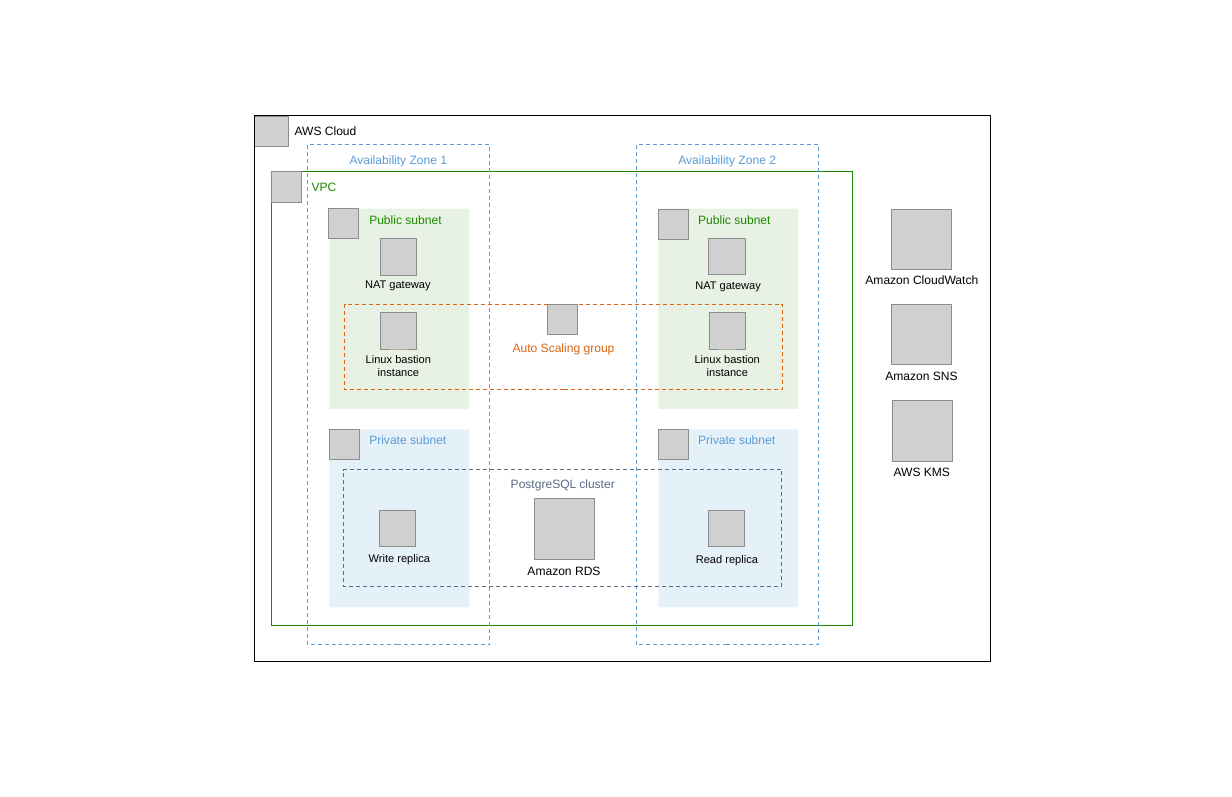
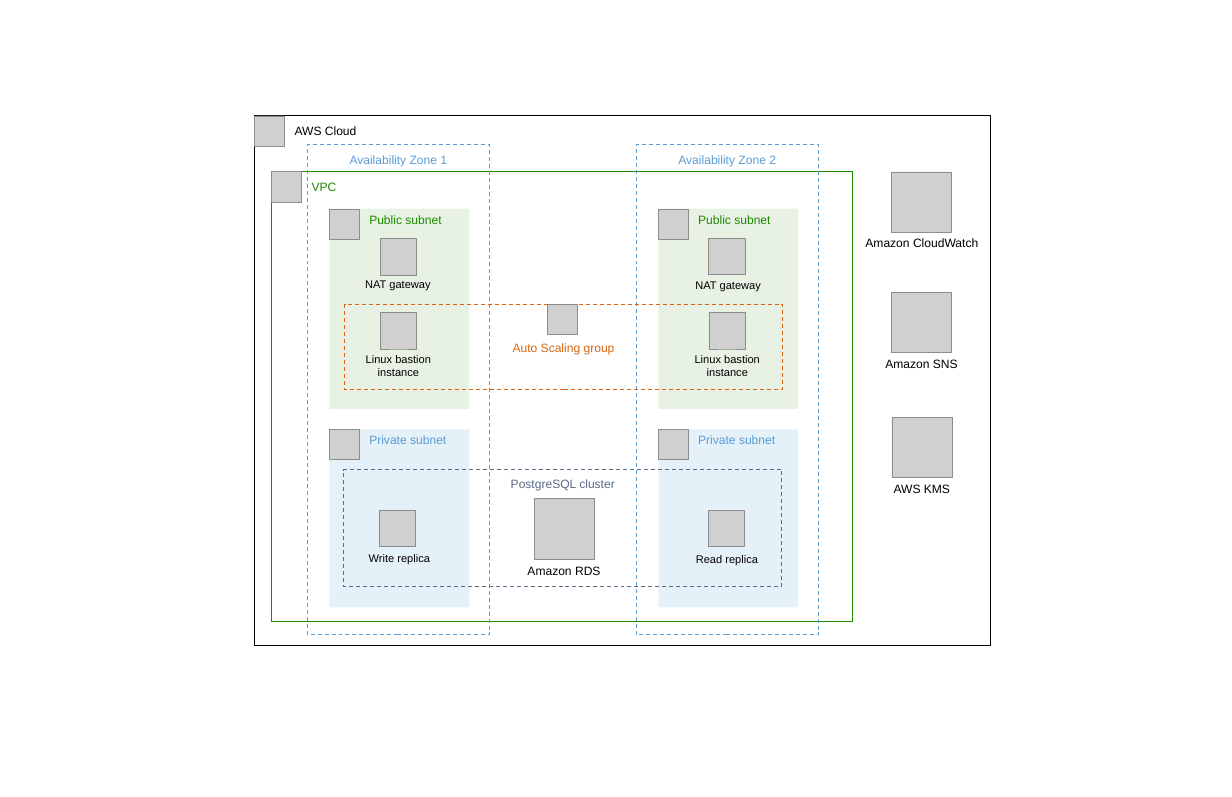
Before and after one commit to aws-quickstart/quickstart-amazon-rds, a slide deck: slide 1 of docs/deployment_guide/images/amazon-rds-postgres-architecture-diagram.pptx. Drawn at 1232x797 pixels with LibreOffice and Linux fonts; fonts in the diff are those of the drawing; grey boxes stand for pictures. Boxes give left, top, right and bottom in pixels: in the first picture for what was removed or moved away, otherwise in the second. Text is boxed around its words. In the diff, an @@ line names an element or a change of style, - is before the commit and + after.

```diff
--- a/docs/deployment_guide/images/amazon-rds-postgres-architecture-diagram.pptx
+++ b/docs/deployment_guide/images/amazon-rds-postgres-architecture-diagram.pptx
@@ rectangle "AWS Cloud": place and size @@
-rectangle "AWS Cloud" at [254, 116, 990, 662]
+rectangle "AWS Cloud" at [254, 116, 990, 646]
@@ rectangle "Availability Zone 1": place and size @@
-rectangle "Availability Zone 1" at [307, 145, 490, 645]
+rectangle "Availability Zone 1" at [307, 145, 490, 635]
@@ rectangle "Availability Zone 2": place and size @@
-rectangle "Availability Zone 2" at [636, 145, 819, 645]
+rectangle "Availability Zone 2" at [636, 145, 819, 635]
@@ rectangle "VPC": place and size @@
-rectangle "VPC" at [272, 172, 853, 625]
+rectangle "VPC" at [272, 172, 853, 621]
@@ picture: place and size @@
-picture at [891, 209, 952, 270]
+picture at [891, 172, 952, 232]
@@ text "Amazon CloudWatch": place and size @@
-text "Amazon CloudWatch" at [865, 275, 978, 284]
+text "Amazon CloudWatch" at [865, 238, 978, 247]
@@ picture: place and size @@
-picture at [891, 304, 952, 365]
+picture at [891, 292, 952, 352]
@@ text "Amazon SNS": place and size @@
-text "Amazon SNS" at [885, 371, 958, 380]
+text "Amazon SNS" at [885, 359, 958, 368]
@@ picture: place and size @@
-picture at [892, 401, 952, 461]
+picture at [892, 417, 952, 478]
@@ text "AWS KMS": place and size @@
-text "AWS KMS" at [894, 467, 950, 476]
+text "AWS KMS" at [894, 484, 950, 493]
```
Also in this commit, not shown: 3 other files.
